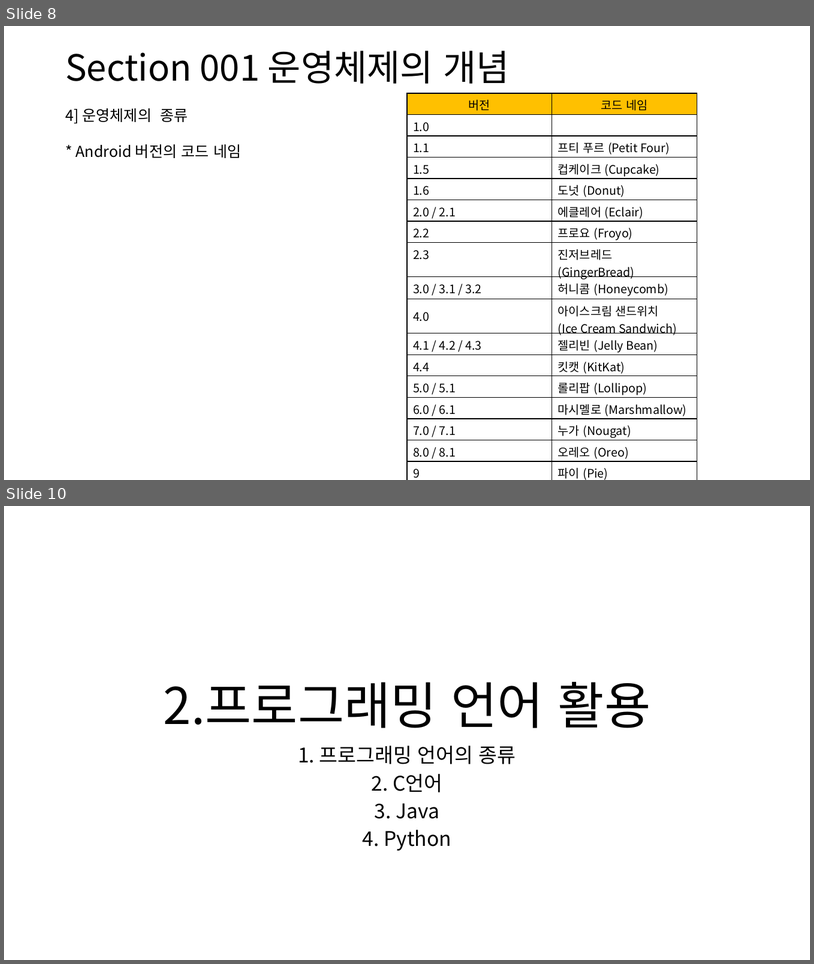
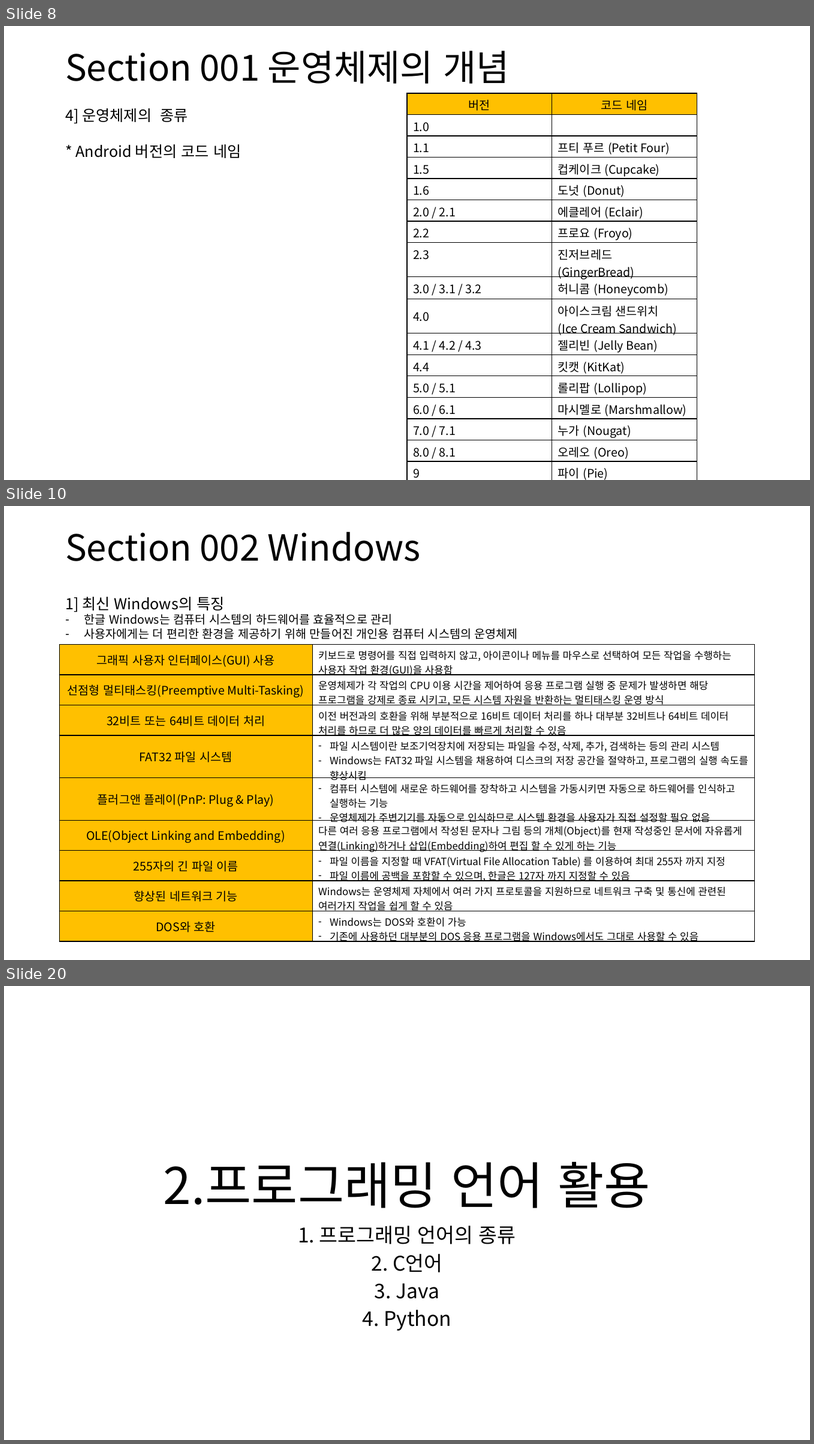
Before and after one commit to DreamSH-J/Certification, a slide deck: 실기 정리/정보처리 기능사 실기.pptx. Shown one above the other, each under a label of ours: slides 8 and 10 before the commit, slides 8, 10 and 20 after it; the slides between them are not shown. The pictures are 814x964 and 814x1444 pixels, drawn with LibreOffice and Linux fonts; fonts in the diff are those of the drawing. Boxes give left, top, right and bottom in pixels: in the first picture for what was removed or moved away, otherwise in the second. Text is boxed around its words. In the diff, an @@ line names an element or a change of style, - is before the commit and + after.

```diff
--- a/실기 정리/정보처리 기능사 실기.pptx
+++ b/실기 정리/정보처리 기능사 실기.pptx
@@ slide 10 added at [4,506,810,960], background #FFFFFF @@
@@ text added at [65,532,421,561], 42.9 pt, text #000000 @@
+Section 002 Windows
@@ text added at [65,597,518,639], 14 pt, text #000000 @@
+1] 최신 Windows의 특징
+– 한글 Windows는 컴퓨터 시스템의 하드웨어를 효율적으로 관리
+– 사용자에게는 더 편리한 환경을 제공하기 위해 만들어진 개인용 컴퓨터 시스템의 운영체제
@@ table added at [60,645,755,953], 9 rows, 2 columns @@
+그래픽 사용자 인터페이스(GUI) 사용 | 키보드로 명령어를 직접 입력하지 않고, 아이콘이나 메뉴를 마우스로 선택하여 모든 작업을 수행하는 사용자 작업 환경(GUI)을 사용함
+선점형 멀티태스킹(Preemptive Multi-Tasking) | 운영체제가 각 작업의 CPU 이용 시간을 제어하여 응용 프로그램 실행 중 문제가 발생하면 해당 프로그램을 강제로 종료 시키고, 모든 시스템 자원을 반환하는 멀티태스킹 운영 방식
+32비트 또는 64비트 데이터 처리 | 이전 버전과의 호환을 위해 부분적으로 16비트 데이터 처리를 하나 대부분 32비트나 64비트 데이터 처리를 하므로 더 많은 양의 데이터를 빠르게 처리할 수 있음
+FAT32 파일 시스템 | 파일 시스템이란 보조기억장치에 저장되는 파일을 수정, 삭제, 추가, 검색하는 등의 관리 시스템 / Windows는 FAT32 파일 시스템을 채용하여 디스크의 저장 공간을 절약하고, 프로그램의 실행 속도를 향상시킴
+플러그앤 플레이(PnP: Plug & Play) | 컴퓨터 시스템에 새로운 하드웨어를 장착하고 시스템을 가동시키면 자동으로 하드웨어를 인식하고 실행하는 기능 / 운영체제가 주변기기를 자동으로 인식하므로 시스템 환경을 사용자가 직접 설정할 필요 없음
+OLE(Object Linking and Embedding) | 다른 여러 응용 프로그램에서 작성된 문자나 그림 등의 개체(Object)를 현재 작성중인 문서에 자유롭게 연결(Linking)하거나 삽입(Embedding)하여 편집 할 수 있게 하는 기능
+255자의 긴 파일 이름 | 파일 이름을 지정할 때 VFAT(Virtual File Allocation Table) 를 이용하여 최대 255자 까지 지정 / 파일 이름에 공백을 포함할 수 있으며, 한글은 127자 까지 지정할 수 있음
+향상된 네트워크 기능 | Windows는 운영체제 자체에서 여러 가지 프로토콜을 지원하므로 네트워크 구축 및 통신에 관련된 여러가지 작업을 쉽게 할 수 있음
+DOS와 호환 | Windows는 DOS와 호환이 가능 / 기존에 사용하던 대부분의 DOS 응용 프로그램을 Windows에서도 그대로 사용할 수 있음
@@ what was slide 10 is now slide 20 @@
```
Also in this commit, not shown: 2 slides changed, 9 other slides added.
